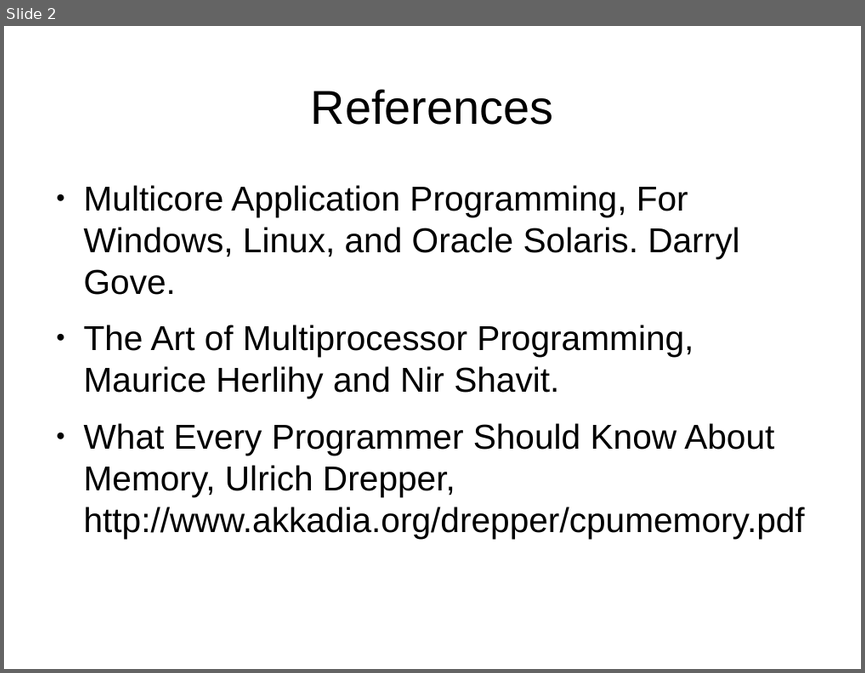
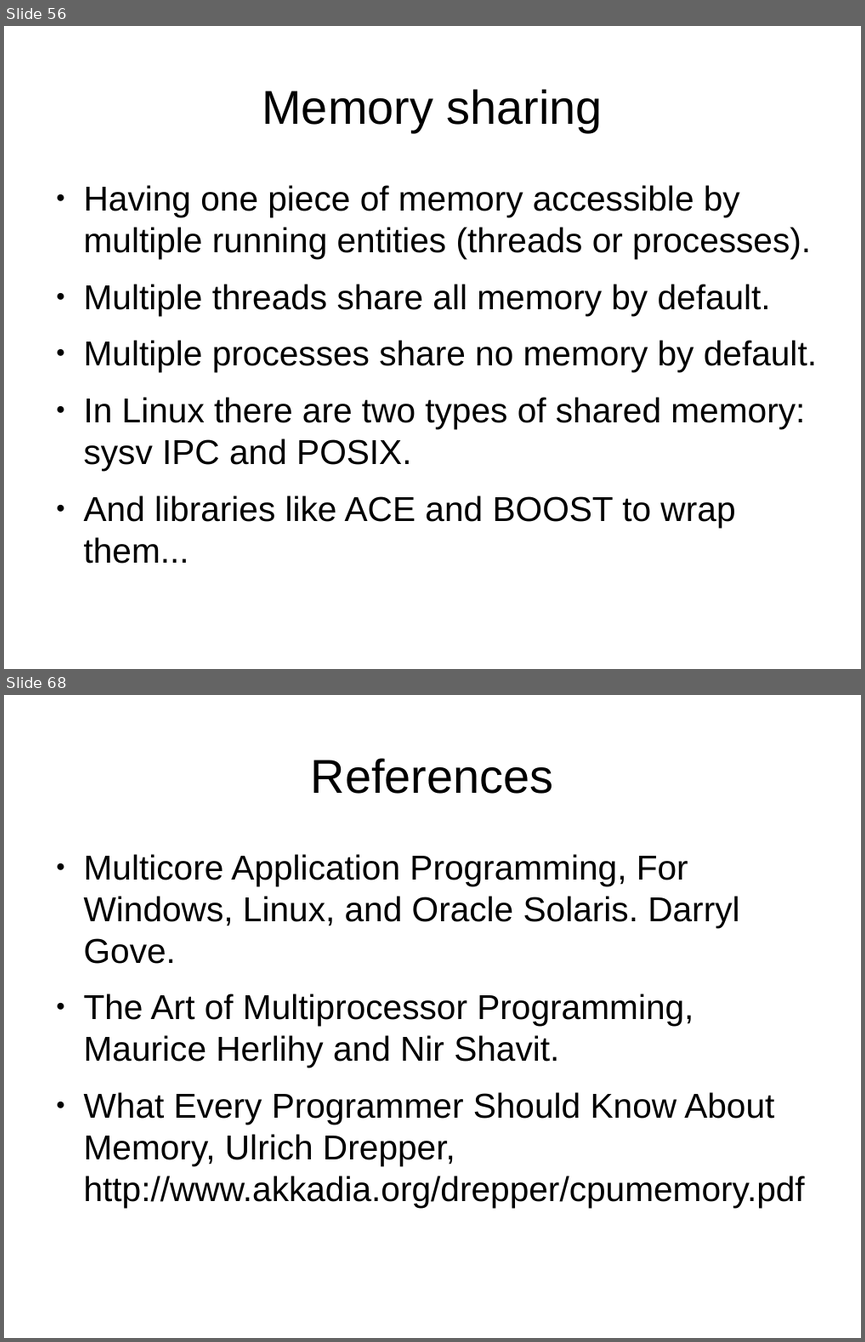
Before and after one commit to veltzer/demos, a slide deck: cpp/multi_core/multicore.odp. Shown one above the other, each under a label of ours: slide 2 before the commit, slides 56 and 68 after it; the slides between them are not shown. The pictures are 865x673 and 865x1342 pixels, drawn with LibreOffice and Linux fonts; fonts in the diff are those of the drawing. Boxes give left, top, right and bottom in pixels: in the first picture for what was removed or moved away, otherwise in the second. Text is boxed around its words. In the diff, an @@ line names an element or a change of style, - is before the commit and + after.

```diff
--- a/cpp/multi_core/multicore.odp
+++ b/cpp/multi_core/multicore.odp
@@ slide 56 added at (4,26,861,669), background #FFFFFF @@
@@ title added at (262,89,602,132), 44 pt, text #000000 @@
+Memory sharing
@@ text added at (84,185,817,563), 32 pt, text #000000 @@
+● Having one piece of memory accessible by multiple running entities (threads or processes).
+● Multiple threads share all memory by default.
+● Multiple processes share no memory by default.
+● In Linux there are two types of shared memory: sysv IPC and POSIX.
+● And libraries like ACE and BOOST to wrap them...
@@ what was slide 2 is now slide 68 @@
```
Also in this commit, not shown: 65 other slides added, 1 slide removed, 11 other files.
